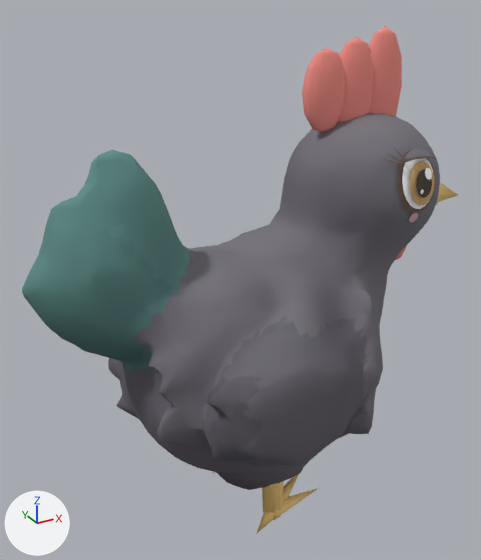
An edit to the glTF model art/models/animals/black_chicken.glb, drawn before and after from the same camera.
One viewpoint serves both versions: a 50 mm lens placed at (-0.234, -0.376, 0.385), pointed at (-0.019, 0.015, 0.189). Lighting does not change. The marker at lower left points along +X, +Y and +Z. The older version comes first. Vertices at exactly the same position are counted once.

In view in the first picture: 'black_chicken'.
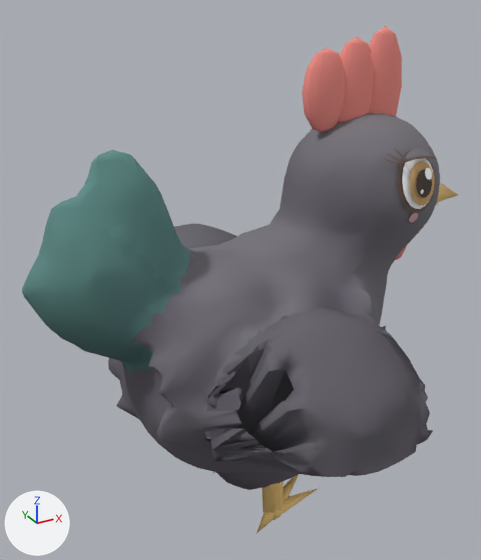
The newer file adds a shape key; the second version is drawn at full value of the shape key 'wing_flap' of 'black_chicken', and the change is written as the vertex moves it makes.

The edits, one by one:
me_black_chicken is used by ob_black_chicken; location (0.0, 0.0, 0.0).
me_black_chicken had 3220 vertices, 5582 faces and spanned x -0.175..0.175, y -0.095..0.095, z 0.0..0.361.
me_black_chicken now has 3220 vertices, 5582 faces and spans x -0.175..0.175, y -0.155..0.155, z 0.0..0.361.
me_black_chicken part 1: 238 of the vertices in x -0.087..0.026, y 0.057..0.095, z 0.082..0.192 are turned 57.3 degrees about the x axis through their middle, then moved by (0.0, 0.037, 0.041).
me_black_chicken part 2: 232 of the vertices in x -0.09..0.027, y -0.095..-0.06, z 0.085..0.193 are turned -57.3 degrees about the x axis through their middle, then moved by (0.0, -0.037, 0.04).

Boxes [x1, y1, x2, y2] around the edits, measured in the pictures (481 x 560 px; the box of a moved part takes in the faces that stretch with it):
part 1 of me_black_chicken, moved or reshaped (not visible before): after [174, 224, 237, 249]
part 2 of me_black_chicken, moved or reshaped: before [202, 316, 371, 467]; after [202, 307, 433, 477]
